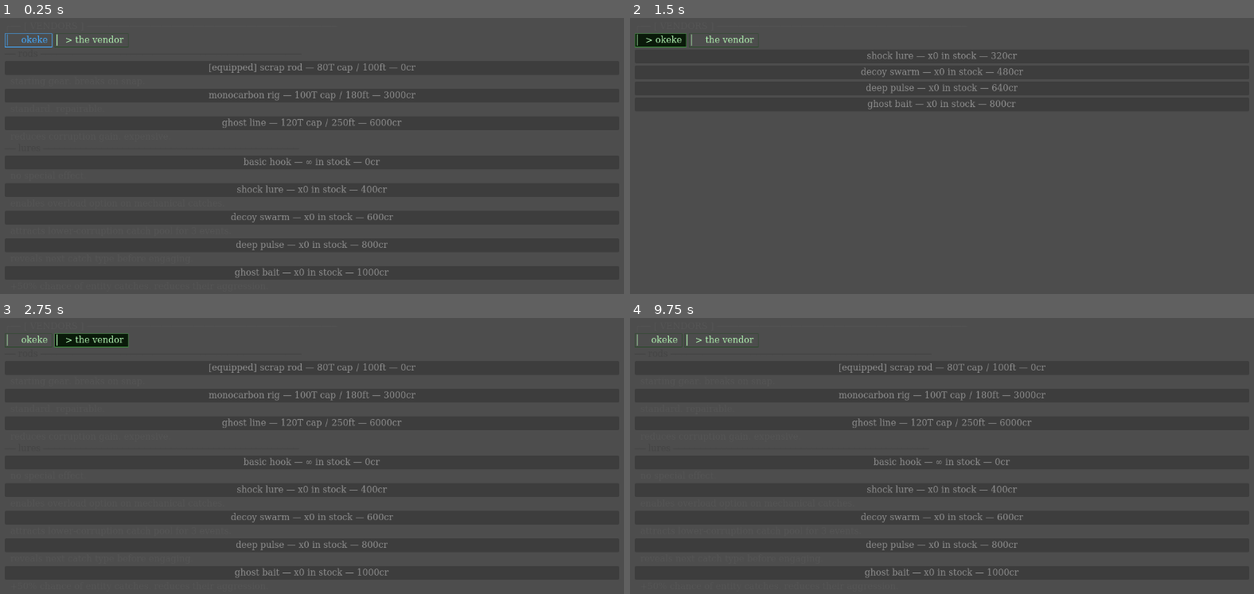
Above: before the commit, frames 1-4 (two rows, left to right).
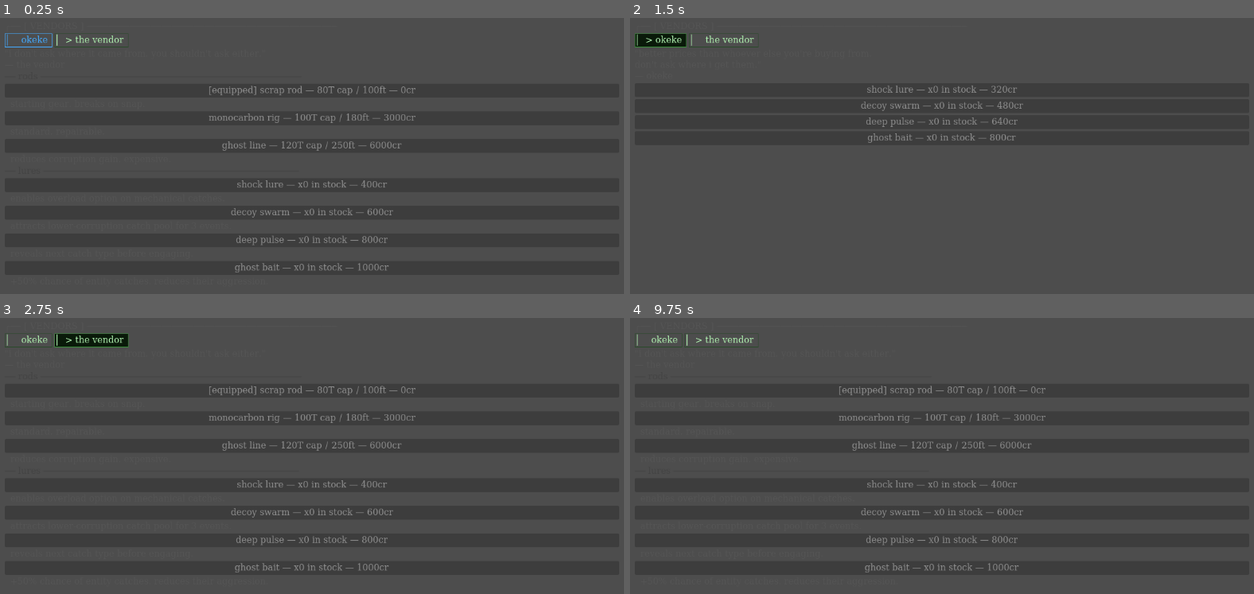
Above: after the commit, the same moments.

Repository: Teeohbee/deadcast
Game: Godot game, scene res://scenes/barge_hub/VendorsLayout.tscn
Same seed, same stepped clock (60 frames per second), same inputs: the game is played once before the commit and once after it. This scene is started directly instead of the project's main scene.
Inputs (mouse positions are in pixels of both pictures, inside the frame that each line leads up to):
- Up to frame 1 (0.25 s): no input
- Up to frame 2 (1.5 s): click "│ okeke" at 0.5 s; click "│ > okeke" at 1.25 s
- Up to frame 3 (2.75 s): click "│ the vendor" at 2 s
- Up to frame 4 (9.75 s): click "│ > the vendor" at 2.75 s; click "│ okeke" at 3.5 s; click "│ > okeke" at 4.25 s; click "│ the vendor" at 5 s; click "│ > the vendor" at 5.75 s; click "│ okeke" at 6.5 s; click "│ > okeke" at 7.25 s; click "│ the vendor" at 8 s; click "│ > the vendor" at 8.75 s; tap Enter at 9.5 s; move the mouse to (1079, 472) at 9.52 s; hold Space (action_reel) from 9.53 s (still down); click (1079, 472) at 9.67 s

The runs differ from the first frame. In frame 1, 2.6% of the frame differs, in the area x 33-67%, y 16-94%; in frame 2, 1.1%; in frame 3, 2.6%; in frame 4, 2.6%.

Commit message:
fix: remove basic hook from vendor stock and restore vendor flavour text
Basic hook was a free starting item with no purchase value. Also restores
the character quotes for Okeke and the vendor that were dropped during the
VendorsLayout migration.

Diff:
--- a/scenes/barge_hub/VendorsLayout.gd
+++ b/scenes/barge_hub/VendorsLayout.gd
@@ -8,7 +8,6 @@
 	"res://resources/rods/ghost_line.tres",
 ]
 const LURE_PATHS: Array[String] = [
-	"res://resources/lures/basic_hook.tres",
 	"res://resources/lures/shock_lure.tres",
 	"res://resources/lures/decoy_swarm.tres",
 	"res://resources/lures/deep_pulse.tres",
@@ -76,6 +75,8 @@
 		stock_container.add_child(msg)
 		return
 
+	_add_dim_label("\"better prices than whoever else you're buying from.\ndon't ask where i get them.\"\n— okeke")
+
 	for path in OKEKE_LURE_PATHS:
 		var lure: LureData = load(path)
 		var price := int(lure.purchase_cost * OKEKE_DISCOUNT)
@@ -88,6 +89,8 @@
 		stock_container.add_child(btn)
 
 func _build_vendor_stock() -> void:
+	_add_dim_label("\"i don't ask where it came from. you shouldn't ask either.\"\n— the vendor")
+
 	var multiplier := GameState.get_vendor_price_multiplier()
 	if multiplier > 1.0:
 		var warn := Label.new()
